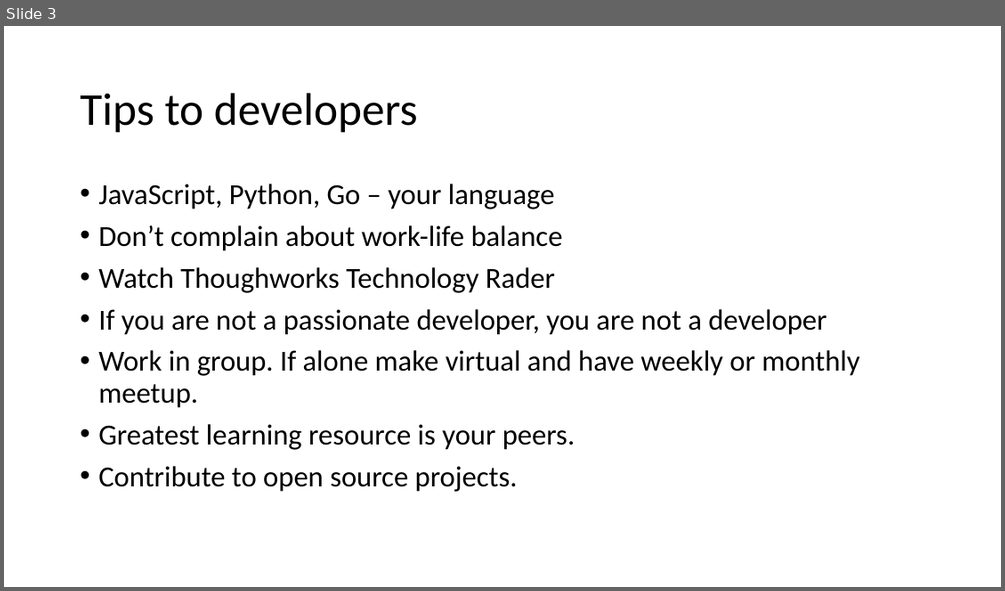
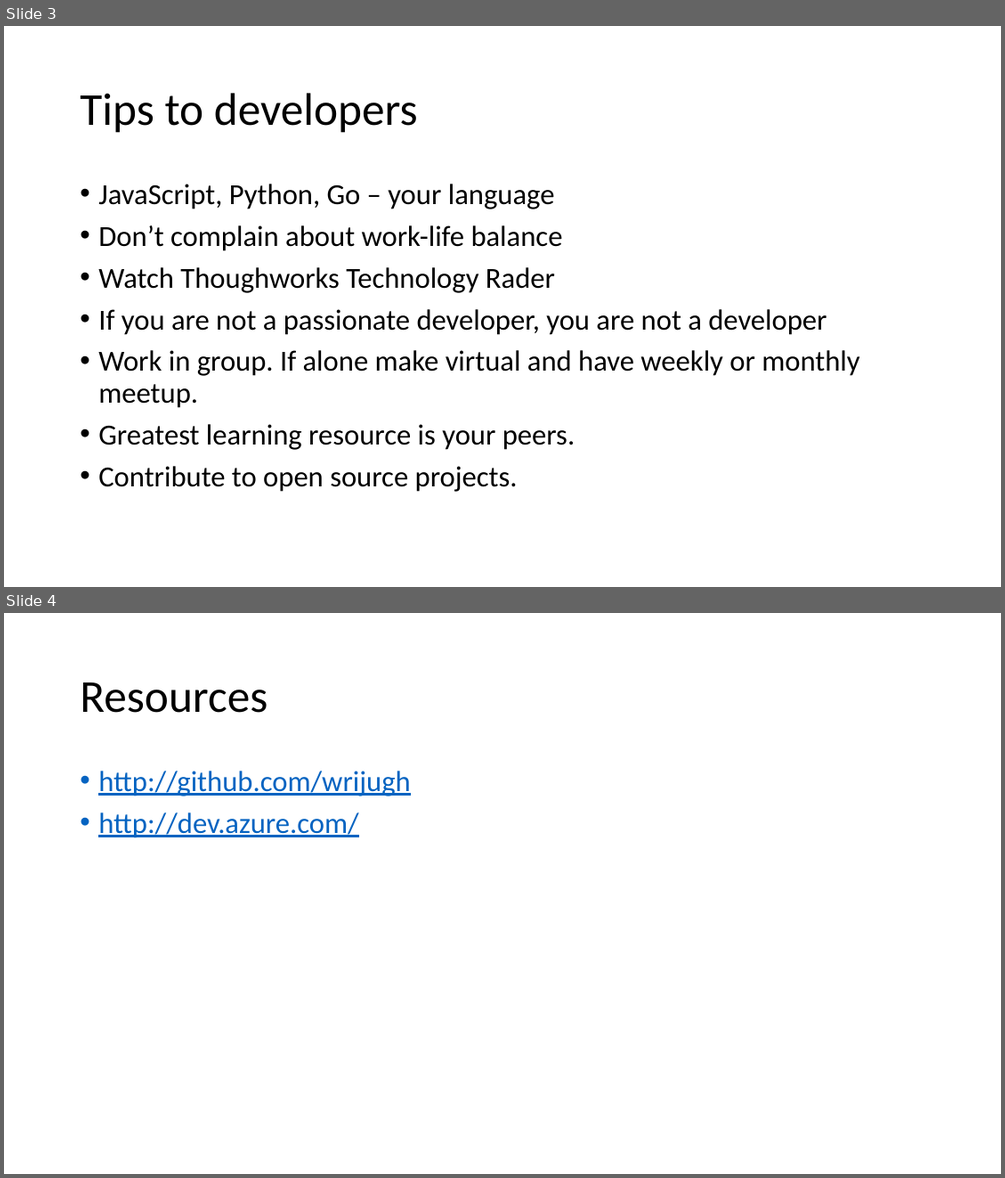
Before and after one commit to wrijugh/gab-2019, a slide deck: Azure a Polyglot Cloud.pptx. Shown one above the other, each under a label of ours: slide 3 before the commit, slides 3 and 4 after it. The pictures are 1005x591 and 1005x1178 pixels, drawn with LibreOffice and Linux fonts; fonts in the diff are those of the drawing. Boxes give left, top, right and bottom in pixels: in the first picture for what was removed or moved away, otherwise in the second. Text is boxed around its words. In the diff, an @@ line names an element or a change of style, - is before the commit and + after.

Commit message:
Final PPT1

```diff
--- a/Azure a Polyglot Cloud.pptx
+++ b/Azure a Polyglot Cloud.pptx
@@ slide 4 added at bbox=[4, 613, 1001, 1174], background #FFFFFF @@
@@ title added at bbox=[80, 682, 267, 713], 44 pt, text #000000 @@
+Resources
@@ text added at bbox=[98, 771, 410, 838], 28 pt, text #0563C1, underline @@
+• http://github.com/wrijugh
+• http://dev.azure.com/
```
Also in this commit, not shown: 2 other slides added, 1 slide removed, 1 other file.
